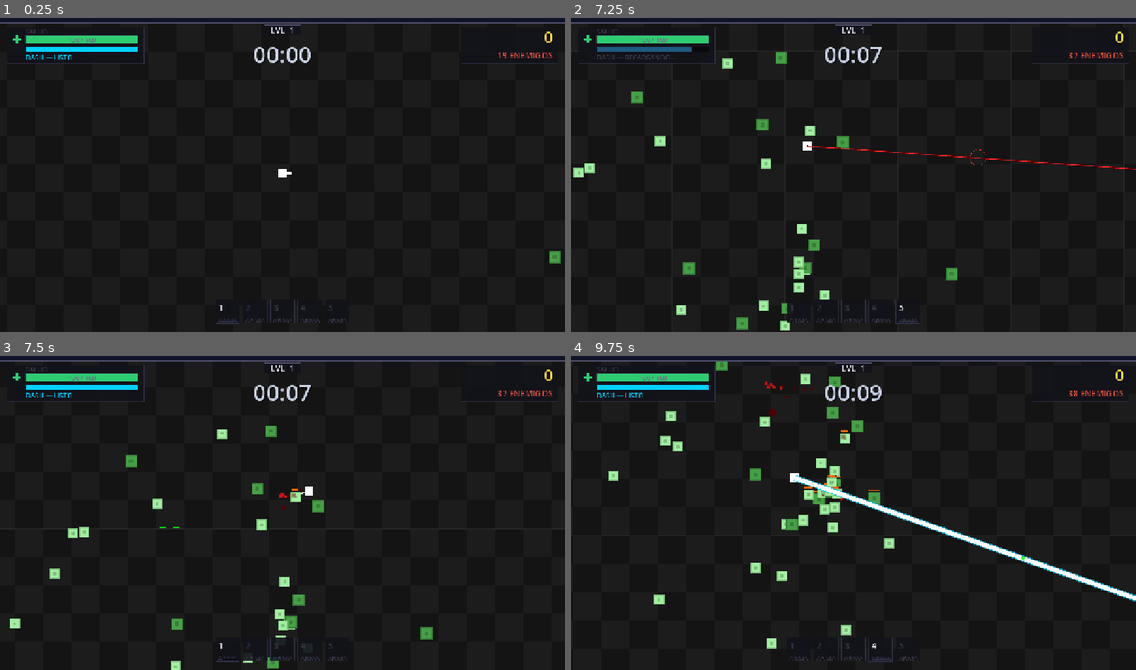
Above: before the commit, frames 1-4 (two rows, left to right).
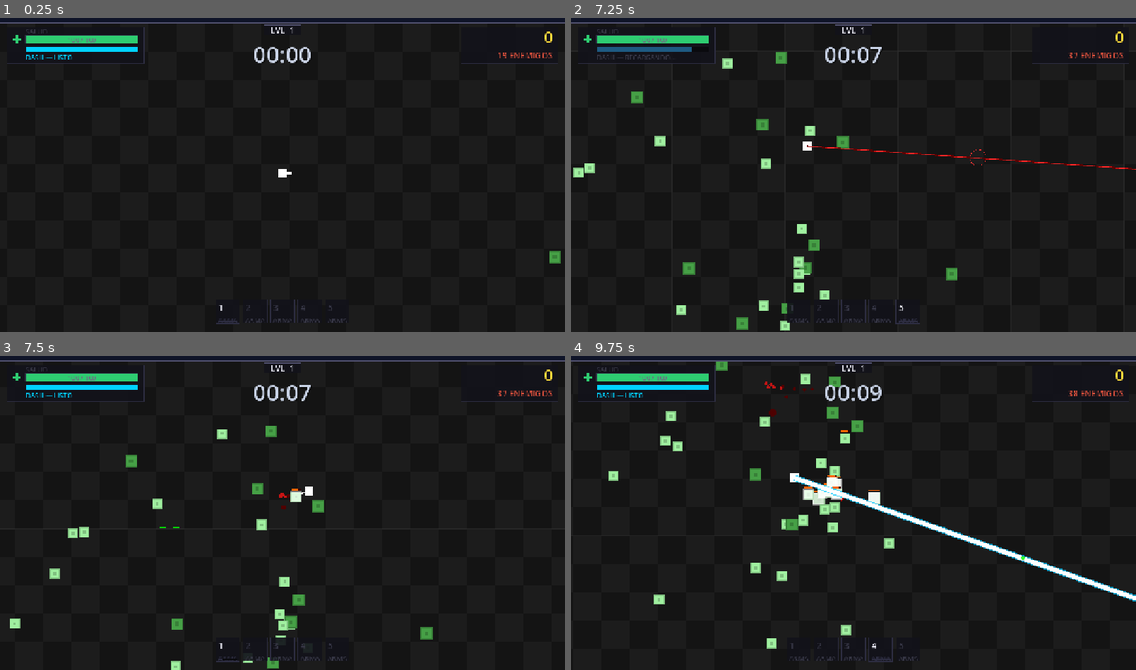
Above: after the commit, the same moments.

Repository: elJulioDev/ProyectSurvivor-Remake
Game: Godot game, scene res://scenes/gameplay.tscn
Same seed, same stepped clock (60 frames per second), same inputs: the game is played once before the commit and once after it. This scene is started directly instead of the project's main scene.
Inputs (mouse positions are in pixels of both pictures, inside the frame that each line leads up to):
- Up to frame 1 (0.25 s): no input
- Up to frame 2 (7.25 s): tap Enter at 0.5 s; move the mouse to (977, 156) at 0.52 s; hold D (move_right) 0.53-1.28 s; tap Ctrl (dash) at 0.6, 6.6 s; click (977, 156) at 0.67 s; move the mouse to (740, 187) at 1.27 s; hold S (move_down) 1.28-2.03 s; tap 1 at 1.35 s; move the mouse to (910, 102) at 2.02 s; hold D (move_right) 2.03-2.78 s; tap 2 at 2.1 s; move the mouse to (825, 237) at 2.77 s; hold W (move_up) 2.78-3.53 s; tap 3 at 2.85 s; click (825, 237) at 2.92 s; move the mouse to (1023, 222) at 3.52 s; hold A (move_left) 3.53-5.03 s; tap 4 at 3.6 s; move the mouse to (684, 124) at 4.27 s; tap 5 at 4.35 s; move the mouse to (881, 171) at 5.02 s; hold S (move_down) 5.03-5.78 s; tap 6 at 5.1 s; click (881, 171) at 5.17 s; move the mouse to (768, 93) at 5.77 s; hold D (move_right) 5.78-6.53 s; tap 7 at 5.85 s; move the mouse to (977, 156) at 6.52 s; hold W (move_up) from 6.53 s (still down)
- Up to frame 3 (7.5 s): move the mouse to (169, 525) at 7.27 s; release W (move_up) at 7.28 s; hold D (move_right) from 7.28 s (still down); tap 1 at 7.35 s; click (169, 525) at 7.42 s
- Up to frame 4 (9.75 s): move the mouse to (910, 440) at 8.02 s; release D (move_right) at 8.03 s; hold S (move_down) 8.03-8.78 s; tap 2 at 8.1 s; move the mouse to (825, 575) at 8.77 s; hold A (move_left) 8.78-9.53 s; tap 3 at 8.85 s; move the mouse to (1023, 560) at 9.52 s; hold W (move_up) from 9.53 s (still down); tap 4 at 9.6 s; click (1023, 560) at 9.67 s

Frames 1-2 are identical in both runs. In frame 3, less than 0.1% of the frame differs, in the area x 51-54%, y 42-47%; in frame 4, 0.4%, in the area x 41-55%, y 24-48%.

Commit message:
Añadido sistema de destello blanco al recibir daño en enemigos. Se implementó un temporizador para el efecto visual y se ajustó la lógica de dibujo para mejorar la representación del impacto.

Diff:
--- a/scripts/entities/enemy.gd
+++ b/scripts/entities/enemy.gd
@@ -26,6 +26,10 @@
 var speed_variance:  float   = 1.0
 var _lane:           float   = 0.0
 
+# ── Hit flash ────────────────────────────────────────────────────────────────
+var _hit_flash_timer:     float = 0.0
+const HIT_FLASH_DURATION: float = 0.166   # segundos que dura el destello blanco
+
 # ── Sistema de sangre ────────────────────────────────────────────────────────
 var bleed_intensity:      float = 0.0
 var bleed_decay:          float = 0.3
@@ -33,7 +37,6 @@
 var splatter_cooldown:    float = 0.0
 
 ## Nivel de mancha acumulada en el cuerpo (0=limpio, 1=empapado)
-## Sube con cada golpe y nunca baja — el enemigo queda más sangriento con la batalla.
 var blood_stain:          float = 0.0
 
 ## Posiciones pre-calculadas de manchas en el cuerpo (espacio local, normalizadas)
@@ -77,6 +80,13 @@
 
 	if splatter_cooldown > 0.0:
 		splatter_cooldown -= delta
+
+	# Decrementar hit flash
+	if _hit_flash_timer > 0.0:
+		_hit_flash_timer -= delta
+		if _hit_flash_timer < 0.0:
+			_hit_flash_timer = 0.0
+		queue_redraw()
 
 	var player = get_tree().get_first_node_in_group("player")
 	if player:
@@ -112,6 +122,9 @@
 
 	health -= amount
 
+	# Activar destello blanco de impacto
+	_hit_flash_timer = HIT_FLASH_DURATION
+
 	# Intensidad proporcional al daño relativo (0-1)
 	var dmg_ratio := clampf(amount / maxf(max_health, 1.0) * 6.0, 0.0, 1.0)
 
@@ -139,13 +152,10 @@
 
 ## Añade una mancha de sangre en el cuerpo del enemigo en dirección al impacto.
 func _add_body_stain(hit_dir: Vector2, dmg_ratio: float) -> void:
-	# Acumular nivel de mancha global
 	blood_stain = minf(1.0, blood_stain + dmg_ratio * 0.35)
 
-	# Añadir posición de mancha localizada (máx 12 manchas para no saturar el draw)
 	if _body_stains.size() < 12 and dmg_ratio > 0.1:
-		var half := 0.4  # rango normalizado dentro del sprite
-		# Posición semi-aleatoria sesgada hacia el lado del impacto
+		var half := 0.4
 		var offset := Vector2(randf_range(-half, half), randf_range(-half, half))
 		if hit_dir != Vector2.ZERO:
 			offset = offset.lerp(hit_dir.normalized() * half * 0.5, 0.4)
@@ -156,7 +166,6 @@
 	set_deferred("monitoring",  false)
 	set_deferred("monitorable", false)
 
-	# Escalar la explosión con el tamaño del enemigo
 	var size_mult: float = TYPES[enemy_type]["size_mult"] as float
 	var particle_sys = get_tree().get_first_node_in_group("blood_particles")
 	if particle_sys:
@@ -169,12 +178,21 @@
 	queue_free()
 
 func apply_knockback(source_pos: Vector2, force: float) -> void:
-	var dir         := source_pos.direction_to(global_position)
-	var size_factor : float = 1.0 / TYPES[enemy_type]["size_mult"]
-	knockback        = dir * force * size_factor
+	var dir          := source_pos.direction_to(global_position)
+	var size_factor  : float = 1.0 / TYPES[enemy_type]["size_mult"]
+
+	# Multiplicamos por 60 para convertir de unidades/frame a px/s,
+	# Cambiamos '=' por '+=' para acumular los empujes en lugar de sobrescribirlos
+	knockback += dir * force * size_factor * 60.0
+
+	# Limitar el knockback máximo para evitar que el enemigo salga disparado a la velocidad de la luz
+	# (Ajusta el 1500.0 según lo sientas mejor en tu gameplay)
+	var max_knockback: float = 1500.0
+	if knockback.length() > max_knockback:
+		knockback = knockback.limit_length(max_knockback)
 
 # ════════════════════════════════════════════════════════════════════════════
-#  DIBUJO — cuerpo + barra de vida + manchas de sangre
+#  DIBUJO — cuerpo + barra de vida + manchas de sangre + hit flash
 # ════════════════════════════════════════════════════════════════════════════
 func _draw() -> void:
 	var half := size * 0.5
@@ -190,26 +208,14 @@
 	var ch   := cs * 0.5
 	draw_rect(Rect2(-ch, -ch, cs, cs), border_color)
 
-	# ── Manchas de sangre en el cuerpo ──────────────────────────────────────
-	if blood_stain > 0.0 and _body_stains.size() > 0:
-		for stain_data in _body_stains:
-			var local_off: Vector2 = stain_data["local"]
-			var ratio:     float   = stain_data["r"]
-			# Radio de la mancha proporcional al daño y al tamaño del enemigo
-			var stain_r := maxf(2.0, size * 0.18 * ratio * (1.0 + blood_stain))
-			var stain_pos := local_off * size
-			# Capa exterior oscura (costra de sangre seca)
-			draw_rect(Rect2(stain_pos - Vector2(stain_r, stain_r), Vector2(stain_r * 2, stain_r * 2)),
-				Color(0.28, 0.0, 0.0, minf(0.85, blood_stain * 0.9)))
-			# Núcleo brillante (sangre fresca)
-			if ratio > 0.3:
-				draw_rect(Rect2(stain_pos - Vector2(stain_r * 0.5, stain_r * 0.5), Vector2(stain_r, stain_r)),
-					Color(0.65, 0.04, 0.04, minf(0.9, blood_stain)))
-
-	# Overlay de sangre global cuando el enemigo está muy dañado
-	if blood_stain > 0.4:
-		var alpha := (blood_stain - 0.4) / 0.6 * 0.30
-		draw_rect(rect, Color(0.35, 0.0, 0.0, alpha))
+	# ── Hit flash blanco (encima de todo excepto la barra de vida) ───────────
+	if _hit_flash_timer > 0.0:
+		var flash_progress := _hit_flash_timer / HIT_FLASH_DURATION
+		# Pulso que arranca opaco y se desvanece rápido
+		var flash_alpha := flash_progress * 0.92
+		draw_rect(rect, Color(1.0, 1.0, 1.0, flash_alpha))
+		# Borde brillante extra para que el impacto sea más visible
+		draw_rect(rect, Color(1.0, 1.0, 1.0, flash_progress * 0.6), false, 3.0)
 
 	# ── Barra de vida ────────────────────────────────────────────────────────
 	if health < max_health:
